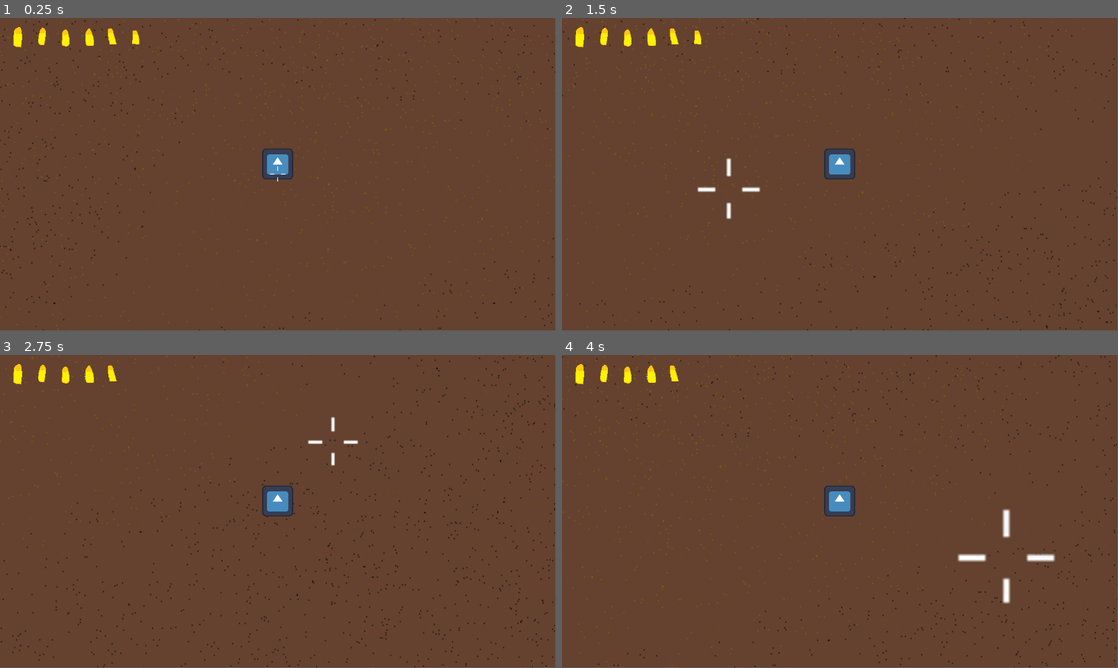
Above: before the commit, frames 1-4 (two rows, left to right).
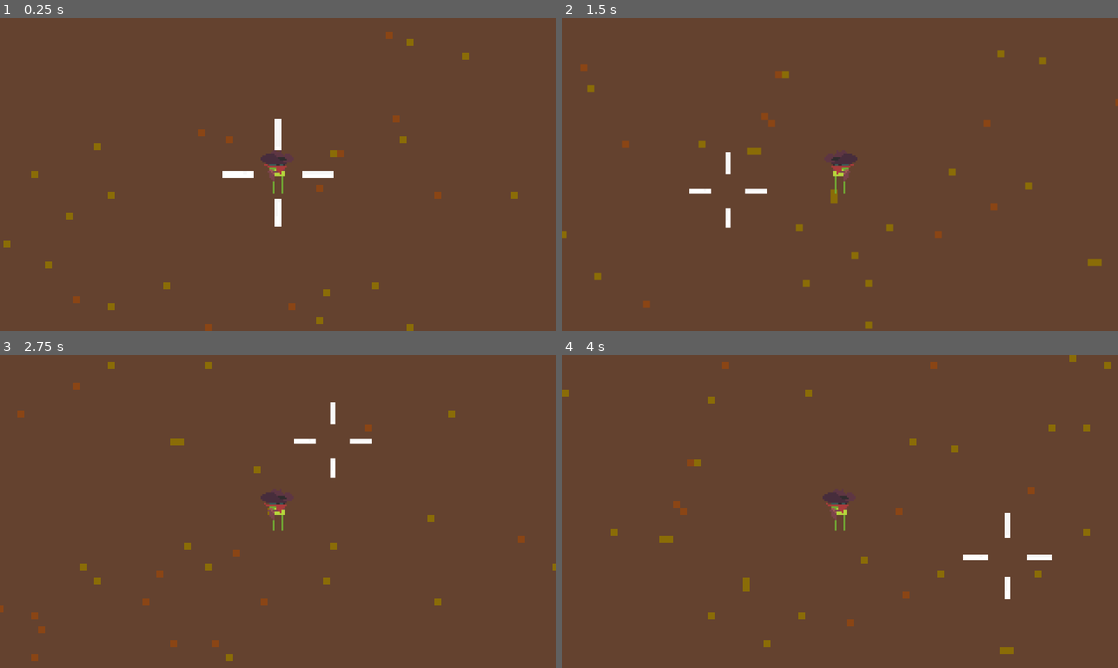
Above: after the commit, the same moments.

Repository: Niimphu/quickdraw
Game: Godot game, scene res://test.tscn
The game is run twice, just before and just after one commit, with the same random seed, the same clock (stepped at 60 frames per second) and the same inputs. The engine's default icon, where the game draws it, is replaced by a stand-in: a white triangle on a blue panel in a dark square.
Inputs (mouse positions are in pixels of both pictures, inside the frame that each line leads up to):
- Up to frame 1 (0.25 s): no input
- Up to frame 2 (1.5 s): tap Enter at 0.5 s; move the mouse to (840, 165) at 0.52 s; hold D (right) 0.53-1.28 s; hold Space (roll) 0.53-1.28 s; move the mouse to (728, 190) at 1.27 s; hold S (down) from 1.28 s (still down); tap Space (roll) at 1.35 s
- Up to frame 3 (2.75 s): move the mouse to (333, 442) at 2.02 s; release S (down) at 2.03 s; press the mouse at (333, 442) at 2.03 s; hold D (right) from 2.03 s (still down); tap Space (roll) at 2.3 s
- Up to frame 4 (4 s): move the mouse to (812, 574) at 2.77 s; release D (right) at 2.78 s; release the mouse at (812, 574) at 2.78 s; hold W (up) 2.78-3.53 s; tap Space (roll) at 2.85 s; move the mouse to (1006, 558) at 3.52 s; hold A (left) from 3.53 s (still down); hold Space (roll) from 3.53 s (still down)
In our replay, the window is 799x449 before the commit and 800x450 after it. These sizes can differ from the game's own. Grey fills any space a smaller window leaves; there, only what the larger window draws over its background counts as a difference.

The runs differ from the first frame. In frame 1, 2.6% of the frame differs, in the area x 0-100%, y 0-100%; in frame 2, 2.4%; in frame 3, 2.8%; in frame 4, 2.7%.

Commit message:
frognimations

Diff:
--- a/enemy.gd
+++ b/enemy.gd
@@ -1,7 +1,7 @@
 extends CharacterBody2D
 
 var Player: CharacterBody2D
-var move_speed := 100
+var move_speed := 40
 var id: int
 var time: int = 0
 var direction : Vector2
--- a/enemy.tscn
+++ b/enemy.tscn
@@ -4,11 +4,11 @@
 [ext_resource type="Texture2D" uid="uid://rp401coajyda" path="res://icon.svg" id="1_7k104"]
 
 [sub_resource type="CapsuleShape2D" id="CapsuleShape2D_4gyqm"]
-radius = 11.0
-height = 64.0
+radius = 2.9999962
+height = 12.000008
 
 [sub_resource type="CircleShape2D" id="CircleShape2D_7k104"]
-radius = 38.013157
+radius = 6.999996
 
 [node name="Enemy" type="CharacterBody2D" unique_id=1667423067]
 y_sort_enabled = true
@@ -18,9 +18,9 @@
 
 [node name="Sprite2D" type="Sprite2D" parent="." unique_id=505661234]
 modulate = Color(1, 0.36, 0.36, 1)
-position = Vector2(3.8146973e-06, -21.999996)
+position = Vector2(6.82121e-13, -3.000002)
 rotation = 3.1415927
-scale = Vector2(0.5, 0.5)
+scale = Vector2(0.1, 0.1)
 texture = ExtResource("1_7k104")
 
 [node name="CollisionBox" type="CollisionShape2D" parent="." unique_id=72081940]
@@ -29,9 +29,10 @@
 shape = SubResource("CapsuleShape2D_4gyqm")
 
 [node name="HurtBox" type="Area2D" parent="." unique_id=1602744996]
+position = Vector2(0, -8)
 collision_layer = 128
 collision_mask = 8
 
 [node name="CollisionShape2D" type="CollisionShape2D" parent="HurtBox" unique_id=126852431]
-position = Vector2(3.8146973e-06, -20.999996)
+position = Vector2(0, 5)
 shape = SubResource("CircleShape2D_7k104")
--- a/player.gd
+++ b/player.gd
@@ -7,10 +7,12 @@
 @export var RollCooldown: Timer
 @export var RollTime: Timer
 @export var Sprite : Sprite2D
+@export var AnimPlay : AnimationPlayer
+@export var AnimTree : AnimationTree
 
 @export_category("Stats")
-@export var move_speed: int = 300
-@export var roll_speed: int = 1000
+@export var move_speed: int = 80
+@export var roll_speed: int = 300
 @export var focus_walk_speed_modifier := 0.4
 @export var base_accuracy_degrees: int = 10
 
@@ -21,6 +23,7 @@
 
 var holstered := false
 var rolling := false
+var walking := false
 var focused := false
 
 var focus_level := 0
@@ -31,6 +34,11 @@
 	ChargeInterval.timeout.connect(_on_charge_interval_timeout)
 	FocusFireWindow.timeout.connect(_on_focus_fire_window_timeout)
 	RollTime.timeout.connect(_on_roll_time_timeout)
+	AnimTree.active = true
+
+
+func _process(delta: float) -> void:
+	Sprite.flip_h = get_global_mouse_position().x < global_position.x
 
 
 func _physics_process(_delta: float) -> void:
@@ -38,9 +46,15 @@
 		velocity = direction * roll_speed
 	else:
 		direction = Input.get_vector("left", "right", "up", "down")
+		walking = direction != Vector2.ZERO
 		velocity = direction * speed
 
 	move_and_slide()
+	update_animation_params(direction)
+
+
+func update_animation_params(direction: Vector2) -> void:
+	pass
 
 
 func _input(event: InputEvent) -> void:
@@ -110,6 +124,10 @@
 	Gun.cancel_reload()
 	direction = Input.get_vector("left", "right", "up", "down")
 
+	play_roll_animation()
+
+
+func play_roll_animation() -> void:
 	var tween := get_tree().create_tween()
 	var roll_direction := 1
 	if direction.x == 0 and get_global_mouse_position().x - global_position.x < 0 \
--- a/player.tscn
+++ b/player.tscn
@@ -1,17 +1,169 @@
 [gd_scene format=3 uid="uid://smbxj0jasncd"]
 
-[ext_resource type="Texture2D" uid="uid://rp401coajyda" path="res://icon.svg" id="1_4flbx"]
 [ext_resource type="Script" uid="uid://k8h28xugd8ac" path="res://player.gd" id="1_onrkg"]
+[ext_resource type="Texture2D" uid="uid://c0shn62rkdvya" path="res://img/Frog.png" id="2_i3pqv"]
 [ext_resource type="PackedScene" uid="uid://dlxbvnabudhlm" path="res://revolver.tscn" id="3_i3pqv"]
 
+[sub_resource type="Animation" id="Animation_i3pqv"]
+length = 0.001
+tracks/0/type = "value"
+tracks/0/imported = false
+tracks/0/enabled = true
+tracks/0/path = NodePath("Sprite2D:frame")
+tracks/0/interp = 1
+tracks/0/loop_wrap = true
+tracks/0/keys = {
+"times": PackedFloat32Array(0),
+"transitions": PackedFloat32Array(1),
+"update": 1,
+"values": [0]
+}
+
+[sub_resource type="Animation" id="Animation_hqtel"]
+resource_name = "idle"
+length = 0.6
+loop_mode = 1
+step = 0.1
+tracks/0/type = "value"
+tracks/0/imported = false
+tracks/0/enabled = true
+tracks/0/path = NodePath("Sprite2D:frame")
+tracks/0/interp = 1
+tracks/0/loop_wrap = true
+tracks/0/keys = {
+"times": PackedFloat32Array(0, 0.1, 0.2, 0.3, 0.4, 0.5),
+"transitions": PackedFloat32Array(1, 1, 1, 1, 1, 1),
+"update": 1,
+"values": [1, 2, 3, 4, 5, 6]
+}
+
+[sub_resource type="Animation" id="Animation_1jxqw"]
+resource_name = "roll"
+length = 0.4
+step = 0.05
+tracks/0/type = "value"
+tracks/0/imported = false
+tracks/0/enabled = true
+tracks/0/path = NodePath("Sprite2D:frame")
+tracks/0/interp = 1
+tracks/0/loop_wrap = true
+tracks/0/keys = {
+"times": PackedFloat32Array(0, 0.05, 0.1, 0.15, 0.2, 0.25, 0.3, 0.35),
+"transitions": PackedFloat32Array(1, 1, 1, 1, 1, 1, 1, 1),
+"update": 1,
+"values": [34, 35, 36, 37, 38, 39, 40, 41]
+}
+
+[sub_resource type="Animation" id="Animation_sweqy"]
+resource_name = "run"
+length = 0.8
+loop_mode = 1
+step = 0.1
+tracks/0/type = "value"
+tracks/0/imported = false
+tracks/0/enabled = true
+tracks/0/path = NodePath("Sprite2D:frame")
+tracks/0/interp = 1
+tracks/0/loop_wrap = true
+tracks/0/keys = {
+"times": PackedFloat32Array(0, 0.1, 0.2, 0.3, 0.4, 0.5, 0.6, 0.7),
+"transitions": PackedFloat32Array(1, 1, 1, 1, 1, 1, 1, 1),
+"update": 1,
+"values": [20, 21, 22, 23, 24, 25, 26, 27]
+}
+
+[sub_resource type="Animation" id="Animation_2hs0m"]
+resource_name = "walk"
+length = 1.2
+loop_mode = 1
+step = 0.1
+tracks/0/type = "value"
+tracks/0/imported = false
+tracks/0/enabled = true
+tracks/0/path = NodePath("Sprite2D:frame")
+tracks/0/interp = 1
+tracks/0/loop_wrap = true
+tracks/0/keys = {
+"times": PackedFloat32Array(0, 0.09999999, 0.19999999, 0.3, 0.40000007, 0.50000006, 0.6000001, 0.70000005, 0.8000001, 0.90000004, 1.0006343, 1.1),
+"transitions": PackedFloat32Array(1, 1, 1, 1, 1, 1, 1, 1, 1, 1, 1, 1),
+"update": 1,
+"values": [8, 9, 10, 11, 12, 13, 14, 15, 16, 17, 18, 19]
+}
+
+[sub_resource type="AnimationLibrary" id="AnimationLibrary_1jxqw"]
+_data = {
+&"RESET": SubResource("Animation_i3pqv"),
+&"idle": SubResource("Animation_hqtel"),
+&"roll": SubResource("Animation_1jxqw"),
+&"run": SubResource("Animation_sweqy"),
+&"walk": SubResource("Animation_2hs0m")
+}
+
+[sub_resource type="AnimationNodeAnimation" id="AnimationNodeAnimation_i3pqv"]
+animation = &"idle"
+
+[sub_resource type="AnimationNodeAnimation" id="AnimationNodeAnimation_2hs0m"]
+animation = &"roll"
+
+[sub_resource type="AnimationNodeAnimation" id="AnimationNodeAnimation_hqtel"]
+animation = &"run"
+
+[sub_resource type="AnimationNodeAnimation" id="AnimationNodeAnimation_sweqy"]
+animation = &"walk"
+
+[sub_resource type="AnimationNodeStateMachineTransition" id="AnimationNodeStateMachineTransition_2hs0m"]
+advance_mode = 2
+
+[sub_resource type="AnimationNodeStateMachineTransition" id="AnimationNodeStateMachineTransition_1jxqw"]
+switch_mode = 1
+
+[sub_resource type="AnimationNodeStateMachineTransition" id="AnimationNodeStateMachineTransition_dw050"]
+switch_mode = 1
+advance_condition = &"idle"
+
+[sub_resource type="AnimationNodeStateMachineTransition" id="AnimationNodeStateMachineTransition_b26j0"]
+switch_mode = 1
+
+[sub_resource type="AnimationNodeStateMachineTransition" id="AnimationNodeStateMachineTransition_n7ghd"]
+switch_mode = 1
+
+[sub_resource type="AnimationNodeStateMachineTransition" id="AnimationNodeStateMachineTransition_nvl01"]
+
+[sub_resource type="AnimationNodeStateMachineTransition" id="AnimationNodeStateMachineTransition_ivps1"]
+
+[sub_resource type="AnimationNodeStateMachineTransition" id="AnimationNodeStateMachineTransition_urp6f"]
+
+[sub_resource type="AnimationNodeStateMachineTransition" id="AnimationNodeStateMachineTransition_bwjto"]
+switch_mode = 2
+advance_mode = 2
+
+[sub_resource type="AnimationNodeStateMachineTransition" id="AnimationNodeStateMachineTransition_i3pqv"]
+switch_mode = 1
+
+[sub_resource type="AnimationNodeStateMachineTransition" id="AnimationNodeStateMachineTransition_hqtel"]
+switch_mode = 1
+
+[sub_resource type="AnimationNodeStateMachine" id="AnimationNodeStateMachine_nvl01"]
+states/Start/position = Vector2(203, 100)
+states/idle/node = SubResource("AnimationNodeAnimation_i3pqv")
+states/idle/position = Vector2(352, 87)
+states/roll/node = SubResource("AnimationNodeAnimation_2hs0m")
+states/roll/position = Vector2(674, 50)
+states/run/node = SubResource("AnimationNodeAnimation_hqtel")
+states/run/position = Vector2(741, 279)
+states/walk/node = SubResource("AnimationNodeAnimation_sweqy")
+states/walk/position = Vector2(416, 301)
+transitions = ["Start", "idle", SubResource("AnimationNodeStateMachineTransition_2hs0m"), "idle", "walk", SubResource("AnimationNodeStateMachineTransition_1jxqw"), "walk", "idle", SubResource("AnimationNodeStateMachineTransition_dw050"), "walk", "run", SubResource("AnimationNodeStateMachineTransition_b26j0"), "run", "walk", SubResource("AnimationNodeStateMachineTransition_n7ghd"), "idle", "roll", SubResource("AnimationNodeStateMachineTransition_nvl01"), "walk", "roll", SubResource("AnimationNodeStateMachineTransition_ivps1"), "run", "roll", SubResource("AnimationNodeStateMachineTransition_urp6f"), "roll", "idle", SubResource("AnimationNodeStateMachineTransition_bwjto"), "run", "idle", SubResource("AnimationNodeStateMachineTransition_i3pqv"), "idle", "run", SubResource("AnimationNodeStateMachineTransition_hqtel")]
+
 [sub_resource type="CapsuleShape2D" id="CapsuleShape2D_onrkg"]
-radius = 8.0
-height = 48.0
-
-[sub_resource type="CircleShape2D" id="CircleShape2D_i3pqv"]
-radius = 36.0
-
-[node name="Player" type="CharacterBody2D" unique_id=1997606648 node_paths=PackedStringArray("Gun", "ChargeInterval", "FocusFireWindow", "RollCooldown", "RollTime", "Sprite")]
+radius = 1.0
+height = 4.0
+
+[sub_resource type="CapsuleShape2D" id="CapsuleShape2D_i3pqv"]
+radius = 3.0
+height = 12.0
+
+[node name="Player" type="CharacterBody2D" unique_id=1997606648 node_paths=PackedStringArray("Gun", "ChargeInterval", "FocusFireWindow", "RollCooldown", "RollTime", "Sprite", "AnimPlay", "AnimTree")]
 y_sort_enabled = true
 collision_layer = 4
 motion_mode = 1
@@ -22,25 +174,40 @@
 RollCooldown = NodePath("Timers/RollCooldown")
 RollTime = NodePath("Timers/RollTime")
 Sprite = NodePath("Sprite2D")
+AnimPlay = NodePath("AnimationPlayer")
+AnimTree = NodePath("AnimationPlayer/AnimationTree")
+
+[node name="AnimationPlayer" type="AnimationPlayer" parent="." unique_id=79224544]
+libraries/ = SubResource("AnimationLibrary_1jxqw")
+autoplay = &"idle"
+
+[node name="AnimationTree" type="AnimationTree" parent="AnimationPlayer" unique_id=364154445]
+root_node = NodePath("../..")
+tree_root = SubResource("AnimationNodeStateMachine_nvl01")
+anim_player = NodePath("..")
+parameters/conditions/idle = false
 
 [node name="Sprite2D" type="Sprite2D" parent="." unique_id=831062429]
-position = Vector2(0, -21)
+position = Vector2(0, -1)
 scale = Vector2(0.5, 0.5)
-texture = ExtResource("1_4flbx")
+texture = ExtResource("2_i3pqv")
+hframes = 5
+vframes = 10
 
 [node name="CollisionBox" type="CollisionShape2D" parent="." unique_id=72738737]
+position = Vector2(0, 5)
 rotation = 1.5707964
 shape = SubResource("CapsuleShape2D_onrkg")
 
 [node name="HolsterBox" type="Area2D" parent="." unique_id=526136077]
-position = Vector2(0, -21)
 collision_layer = 32768
 collision_mask = 0
 
 [node name="CollisionShape2D" type="CollisionShape2D" parent="HolsterBox" unique_id=2106498415]
-shape = SubResource("CircleShape2D_i3pqv")
+shape = SubResource("CapsuleShape2D_i3pqv")
 
 [node name="Revolver" parent="." unique_id=1662332232 instance=ExtResource("3_i3pqv")]
+position = Vector2(0, 5)
 
 [node name="Timers" type="Node2D" parent="." unique_id=1403478543]
 
--- a/project.godot
+++ b/project.godot
@@ -18,6 +18,14 @@
 [autoload]
 
 EventBus="*uid://443dqgiycly5"
+
+[display]
+
+window/size/viewport_width=160
+window/size/viewport_height=90
+window/size/window_width_override=1600
+window/size/window_height_override=900
+window/stretch/mode="canvas_items"
 
 [input]
 
@@ -75,6 +83,7 @@
 
 [rendering]
 
+textures/canvas_textures/default_texture_filter=0
 rendering_device/driver.windows="d3d12"
 renderer/rendering_method="gl_compatibility"
 renderer/rendering_method.mobile="gl_compatibility"
--- a/test.tscn
+++ b/test.tscn
@@ -64,6 +64,7 @@
 theme_override_constants/margin_bottom = 16
 
 [node name="AmmoIndicator" type="TextureProgressBar" parent="UI/MarginContainer" unique_id=610053201 node_paths=PackedStringArray("MaskBar", "ChargedBullets")]
+visible = false
 layout_mode = 2
 max_value = 6.0
 value = 6.0
Binary file added: img/Frog.png
Not shown, added: img/Frog.png.import
Binary file added: img/Gun.png
Not shown, added: img/Gun.png.import
Binary file added: img/HolsteredGun.png
Not shown, added: img/HolsteredGun.png.import
